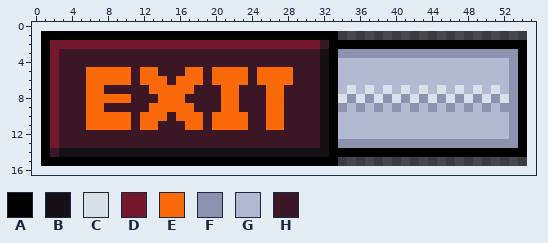
Pixel-art sprite, stored at assets/sprites/UI/red_clicked.png. The picture above is the old version.
The file is 54x15 pixels. The old version is drawn lined up with the new one, on the new canvas.
Palette (. is transparent): A #000000  B #141013  C #dae0ea  D #73172d  E #fa6a0a  F #8b93af  G #b3b9d1  H #3b1725
Pixels before, first column x 1:
 1 AAAAAAAAAAAAAAAAAAAAAAAAAAAAAAAAA.....................
 2 ADDDDDDDDDDDDDDDDDDDDDDDDDDDDDDHAAAAAAAAAAAAAAAAAAAAAA
 3 ADHHHHHHHHHHHHHHHHHHHHHHHHHHHHHBAFFFFFFFFFFFFFFFFFFFFA
 4 ADHHHHHHHHHHHHHHHHHHHHHHHHHHHHHBAGGGGGGGGGGGGGGGGGGGFA
 5 ADHHHEEEEEHEEHHHEEHEEEEHEEEEHHHBAGGGGGGGGGGGGGGGGGGGFA
 6 ADHHHEEEEEHEEEHEEEHEEEEHEEEEHHHBAGGGGGGGGGGGGGGGGGGGFA
 7 ADHHHEEHHHHHEEEEEHHHEEHHHEEHHHHBAGCGCGCGCGCGCGCGCGCGFA
 8 ADHHHEEEEEHHHEEEHHHHEEHHHEEHHHHBACFCFCFCFCFCFCFCFCFCFA
 9 ADHHHEEHHHHHEEEEEHHHEEHHHEEHHHHBAFGFGFGFGFGFGFGFGFGFFA
10 ADHHHEEEEEHEEEHEEEHEEEEHHEEHHHHBAGGGGGGGGGGGGGGGGGGGFA
11 ADHHHEEEEEHEEHHHEEHEEEEHHEEHHHHBAGGGGGGGGGGGGGGGGGGGFA
12 ADHHHHHHHHHHHHHHHHHHHHHHHHHHHHHBAGGGGGGGGGGGGGGGGGGGFA
13 ADHHHHHHHHHHHHHHHHHHHHHHHHHHHHHBAFFFFFFFFFFFFFFFFFFFFA
14 AHBBBBBBBBBBBBBBBBBBBBBBBBBBBBBBAAAAAAAAAAAAAAAAAAAAAA
15 AAAAAAAAAAAAAAAAAAAAAAAAAAAAAAAAA.....................
Once edited:
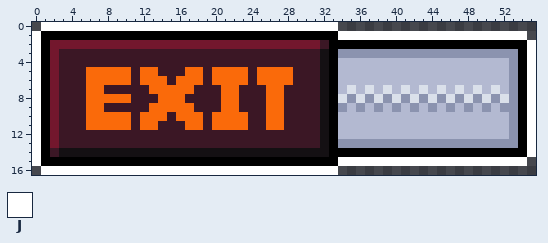
Colours new in this view: J #ffffff
What changed:
{"change": "canvas 54x15 -> 56x17, the old top-left corner now at 1,1"}
{"y":0,"x":1,"old":".................................","new":"JJJJJJJJJJJJJJJJJJJJJJJJJJJJJJJJJ"}
{"y":1,"x":0,"old":".","new":"J"}
{"y":1,"x":34,"old":".....................","new":"JJJJJJJJJJJJJJJJJJJJJ"}
{"y":2,"x":0,"old":".","new":"J"}
{"y":2,"x":55,"old":".","new":"J"}
{"y":3,"x":0,"old":".","new":"J"}
{"y":3,"x":55,"old":".","new":"J"}
{"y":4,"x":0,"old":".","new":"J"}
{"y":4,"x":55,"old":".","new":"J"}
{"y":5,"x":0,"old":".","new":"J"}
{"y":5,"x":55,"old":".","new":"J"}
{"y":6,"x":0,"old":".","new":"J"}
{"y":6,"x":55,"old":".","new":"J"}
{"y":7,"x":0,"old":".","new":"J"}
{"y":7,"x":55,"old":".","new":"J"}
{"y":8,"x":0,"old":".","new":"J"}
{"y":8,"x":55,"old":".","new":"J"}
{"y":9,"x":0,"old":".","new":"J"}
{"y":9,"x":55,"old":".","new":"J"}
{"y":10,"x":0,"old":".","new":"J"}
{"y":10,"x":55,"old":".","new":"J"}
{"y":11,"x":0,"old":".","new":"J"}
{"y":11,"x":55,"old":".","new":"J"}
{"y":12,"x":0,"old":".","new":"J"}
{"y":12,"x":55,"old":".","new":"J"}
{"y":13,"x":0,"old":".","new":"J"}
{"y":13,"x":55,"old":".","new":"J"}
{"y":14,"x":0,"old":".","new":"J"}
{"y":14,"x":55,"old":".","new":"J"}
{"y":15,"x":0,"old":".","new":"J"}
{"y":15,"x":34,"old":".....................","new":"JJJJJJJJJJJJJJJJJJJJJ"}
{"y":16,"x":1,"old":".................................","new":"JJJJJJJJJJJJJJJJJJJJJJJJJJJJJJJJJ"}
